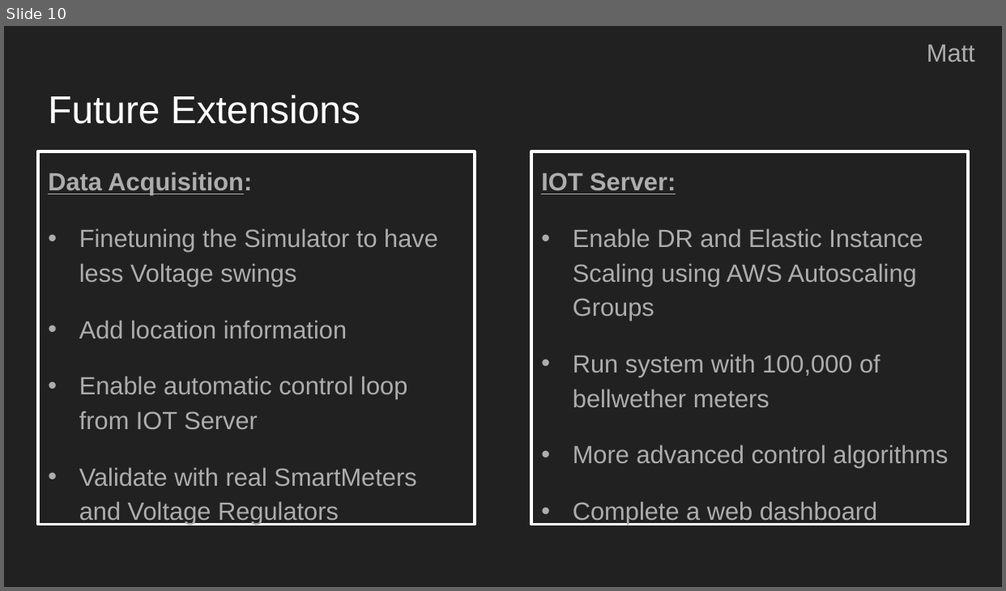
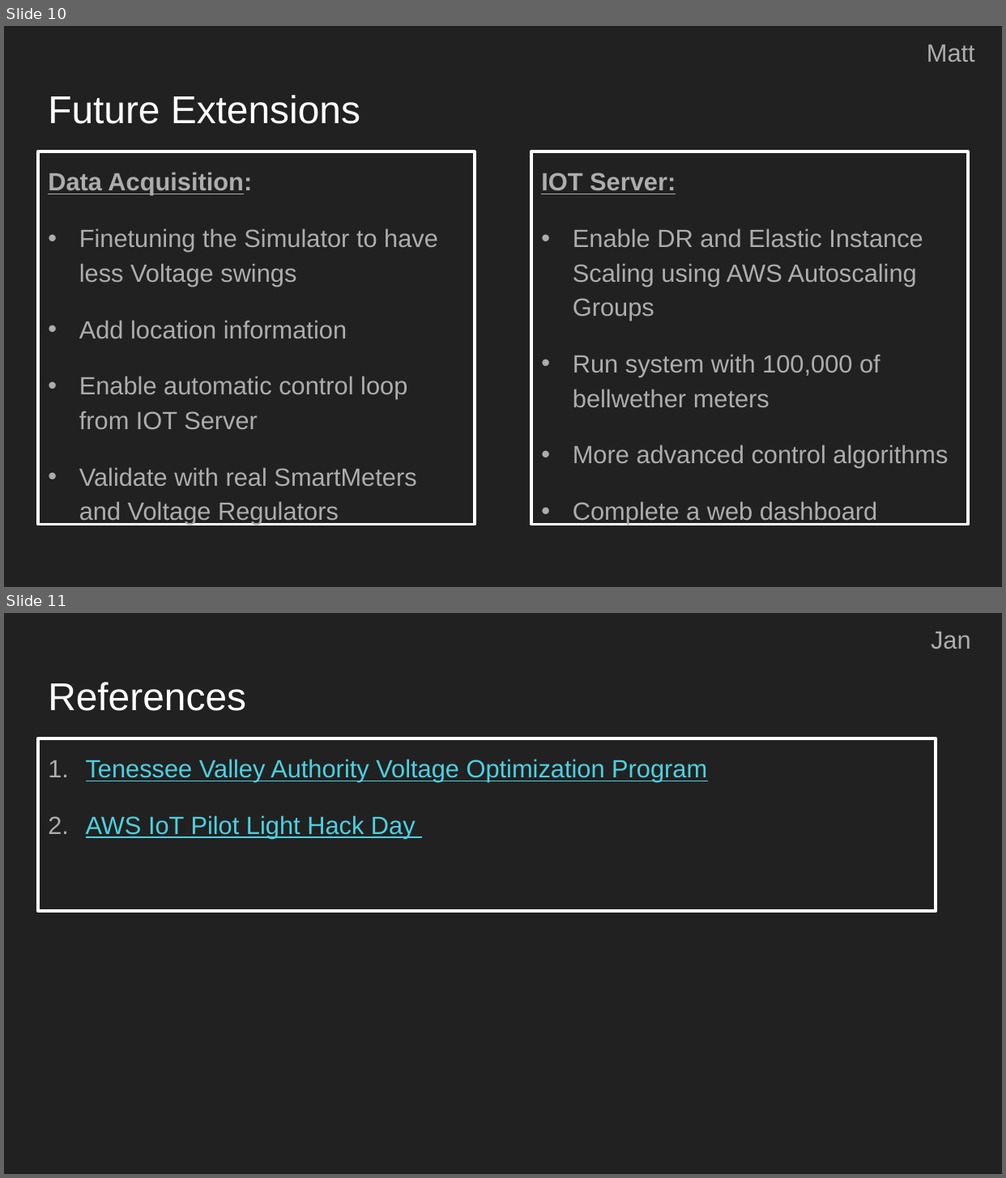
Before and after one commit to vyas85/iot-anomaly-detection, a slide deck: FinalReport/W205_FinalProjectPresentation.pptx. Shown one above the other, each under a label of ours: slide 10 before the commit, slides 10 and 11 after it. The pictures are 1006x591 and 1006x1178 pixels, drawn with LibreOffice and Linux fonts; fonts in the diff are those of the drawing. Boxes give left, top, right and bottom in pixels: in the first picture for what was removed or moved away, otherwise in the second. Text is boxed around its words. In the diff, an @@ line names an element or a change of style, - is before the commit and + after.

```diff
--- a/FinalReport/W205_FinalProjectPresentation.pptx
+++ b/FinalReport/W205_FinalProjectPresentation.pptx
@@ slide 11 added at <box>4,613,1002,1174</box>, background #212121 @@
@@ text added at <box>931,632,971,649</box>, 18 pt, text #ADADAD @@
+Jan
@@ title added at <box>48,682,246,711</box>, 28 pt, text #FFFFFF @@
+References
@@ text added at <box>38,739,936,911</box>, outline #FFFFFF 2.25 pt, 18 pt, text #4DD0E1, underline @@
+1. Tenessee Valley Authority Voltage Optimization Program
+2. AWS IoT Pilot Light Hack Day
```
Also in this commit, not shown: 2 slides changed, 4 other files.
